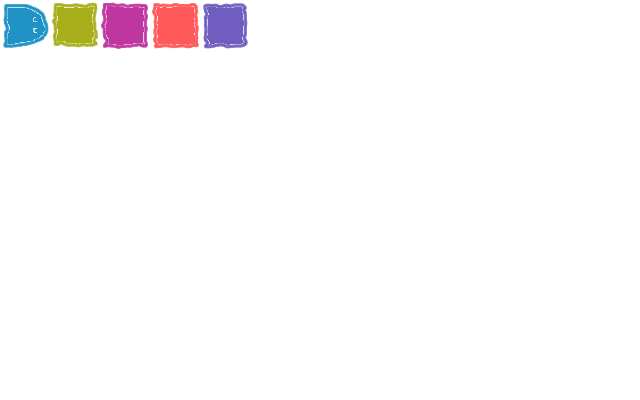
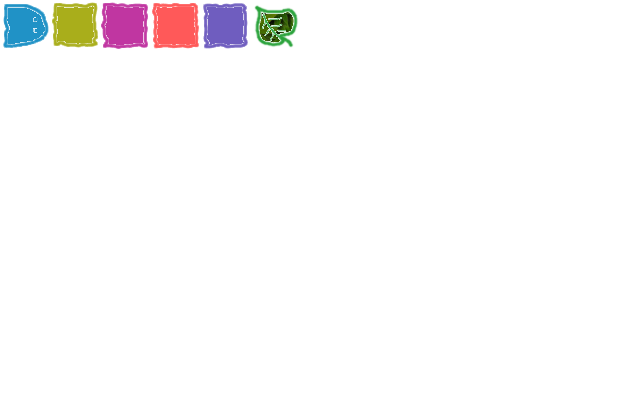
Comparing the layer stacks of the two 640x400 images. Changes:
painted on "Background" over 254, 4, 299, 48
